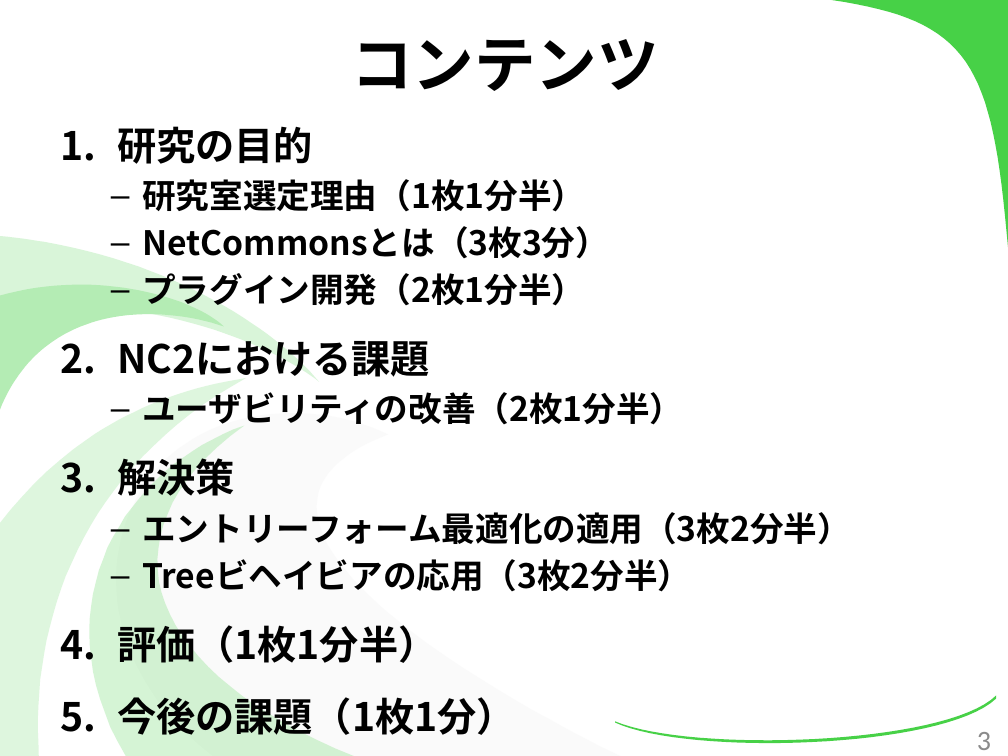
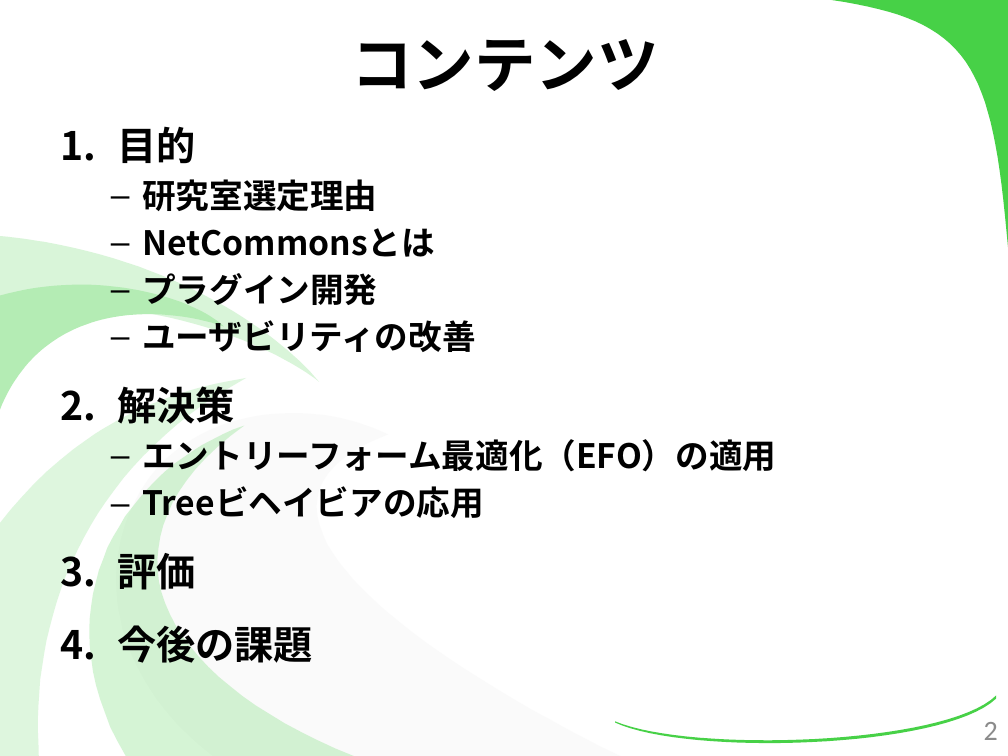
Before and after one commit to kotaro0717/Report-Management, a slide deck: slide 2 of 2.最終報告/3.発表資料/報告資料(最終).pptx (slide 3 before the commit). Drawn at 1008x756 pixels with LibreOffice and Linux fonts; fonts in the diff are those of the drawing. Boxes give left, top, right and bottom in pixels: in the first picture for what was removed or moved away, otherwise in the second. Text is boxed around its words. In the diff, an @@ line names an element or a change of style, - is before the commit and + after.

```diff
--- a/2.最終報告/3.発表資料/報告資料(最終).pptx
+++ b/2.最終報告/3.発表資料/報告資料(最終).pptx
@@ text at (117,126,475,352): text changed @@
-1. 研究の目的
-  – 研究室選定理由（1枚1分半）
-  – NetCommonsとは（3枚3分）
-  – プラグイン開発（2枚1分半）
-2. NC2における課題
-  – ユーザビリティの改善（2枚1分半）
+1. 目的
+  – 研究室選定理由
+  – NetCommonsとは
+  – プラグイン開発
+  – ユーザビリティの改善
@@ text at (117,439,776,663): text changed @@
-  – エントリーフォーム最適化の適用（3枚2分半）
-  – Treeビヘイビアの応用（3枚2分半）
-4. 評価（1枚1分半）
-5. 今後の課題（1枚1分）
+  – エントリーフォーム最適化（EFO）の適用
+  – Treeビヘイビアの応用
+3. 評価
+4. 今後の課題
@@ page number removed at (977,732,991,750) @@
-3
@@ page number added at (984,722,998,740), 20 pt, text #8C8C8C @@
+2
```
Also in this commit, not shown: 28 other slides changed, 9 slides added, 2 slides removed, 1 other file.
